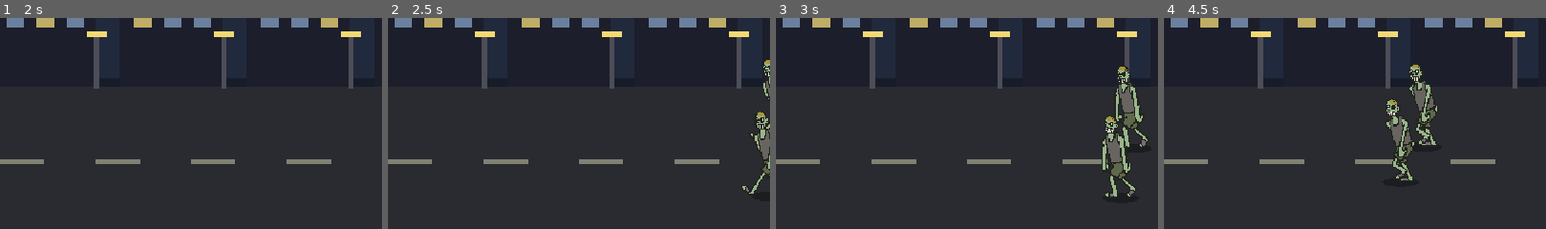
Above: before the commit, frames 1-4 (left to right).
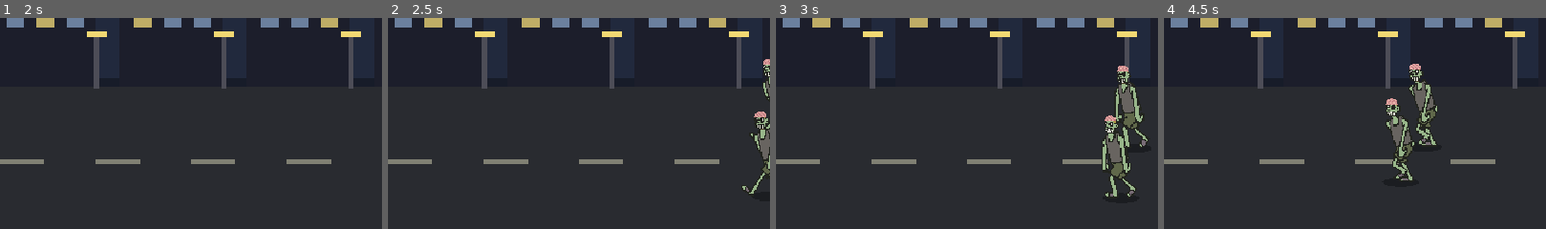
Above: after the commit, the same moments.

Repository: Kirtus228/zombie-beat
Game: Godot game, scene res://main.tscn
Same seed, same stepped clock (60 frames per second), same inputs: the game is played once before the commit and once after it.
Inputs:
- Up to frame 1 (2 s): tap Enter at 0.5 s; hold D (move_right) 0.53-1.28 s; tap J (attack) at 0.6, 1.35 s; hold S (move_down) from 1.28 s (still down)
- Up to frame 2 (2.5 s): release S (move_down) at 2.03 s; hold D (move_right) from 2.03 s (still down); tap J (attack) at 2.1 s
- Up to frame 3 (3 s): release D (move_right) at 2.78 s; hold W (move_up) from 2.78 s (still down); tap J (attack) at 2.85 s
- Up to frame 4 (4.5 s): release W (move_up) at 3.53 s; hold A (move_left) from 3.53 s (still down); tap J (attack) at 3.6, 4.35 s
The pictures show only the part of the screen within x 50-100%, y 39-88%; the shares and areas given below are measured in that part.

Frame 1 is identical in both runs. In frame 2, 0.1% of the frame differs, in the area x 95-100%, y 19-48%; in frame 3, 0.1%; in frame 4, 0.2%, in the area x 58-68%, y 21-42%.

Commit message:
zombies: brain above the eye line only, face untouched

Diff:
--- a/scripts/fighter.gd
+++ b/scripts/fighter.gd
@@ -9,6 +9,8 @@
 # зомби: перекрашенные кадры пака (tools/recolor_zombie.ps1) — та же геометрия,
 # поэтому анимации и хитбоксы не меняются
 const ZOMBIE_DIR := "res://assets/zombie/"
+# каждый второй зомби — с открытым мозгом (tools/brainify3.ps1): красное только до глаз
+const ZOMBIE_BRAIN_DIR := "res://assets/zombie_brain/"
 const SPRITE_SCALE := 0.62
 const CELL_FEET := 107.5 # от центра кадра до ступней, px
 const PUNCH_HOLD := 0.34
@@ -64,6 +66,8 @@
 		return HERO_DIR
 	if sheet == "guy2" and ResourceLoader.exists(ZOMBIE_DIR + "idle.png"):
 		return ZOMBIE_DIR
+	if sheet == "guy3" and ResourceLoader.exists(ZOMBIE_BRAIN_DIR + "idle.png"):
+		return ZOMBIE_BRAIN_DIR
 	return FRAME_DIR + sheet
 
 func _build_frames() -> SpriteFrames:
@@ -103,13 +107,13 @@
 		if tex:
 			sf.add_frame(anim, tex)
 
-func configure(sp: float, mhp: int, dmg: int, enemy: bool) -> void:
+func configure(sp: float, mhp: int, dmg: int, enemy: bool, brain := false) -> void:
 	speed = sp
 	max_hp = mhp
 	hp = mhp
 	damage = dmg
 	is_enemy = enemy
-	sheet_name = "guy2" if enemy else "guy1"
+	sheet_name = "guy3" if brain else ("guy2" if enemy else "guy1")
 	frames_dir = _dir_for(sheet_name)
 	if body:
 		body.sprite_frames = _build_frames()
--- a/scripts/main.gd
+++ b/scripts/main.gd
@@ -506,7 +506,8 @@
 
 func _spawn_one(slot: int) -> void:
 	var e: Node2D = Fighter.new()
-	e.configure(82.0 + float(slot) * 5.0, ZOMBIE_HP, ZOMBIE_DAMAGE, true)
+	# каждый второй зомби — с открытым мозгом (кадры assets/zombie_brain)
+	e.configure(82.0 + float(slot) * 5.0, ZOMBIE_HP, ZOMBIE_DAMAGE, true, slot % 2 == 0)
 	e.atk_cooldown = ZOMBIE_ATK_CD
 	# Спавн строго за кадром с противоположной стороны: враг входит в кадр
 	# целиком и пешком идёт к герою. Раньше он появлялся посреди улицы.
Binary file added: assets/zombie_brain/down.png
Not shown, added: assets/zombie_brain/down.png.import
Binary file added: assets/zombie_brain/falling.png
Not shown, added: assets/zombie_brain/falling.png.import
Binary file added: assets/zombie_brain/idle.png
Not shown, added: assets/zombie_brain/idle.png.import
Binary file added: assets/zombie_brain/jump.png
Not shown, added: assets/zombie_brain/jump.png.import
Binary file added: assets/zombie_brain/jumpkick.png
Not shown, added: assets/zombie_brain/jumpkick.png.import
Binary file added: assets/zombie_brain/punch1_0.png
Not shown, added: assets/zombie_brain/punch1_0.png.import
(and 26 more such lines)
